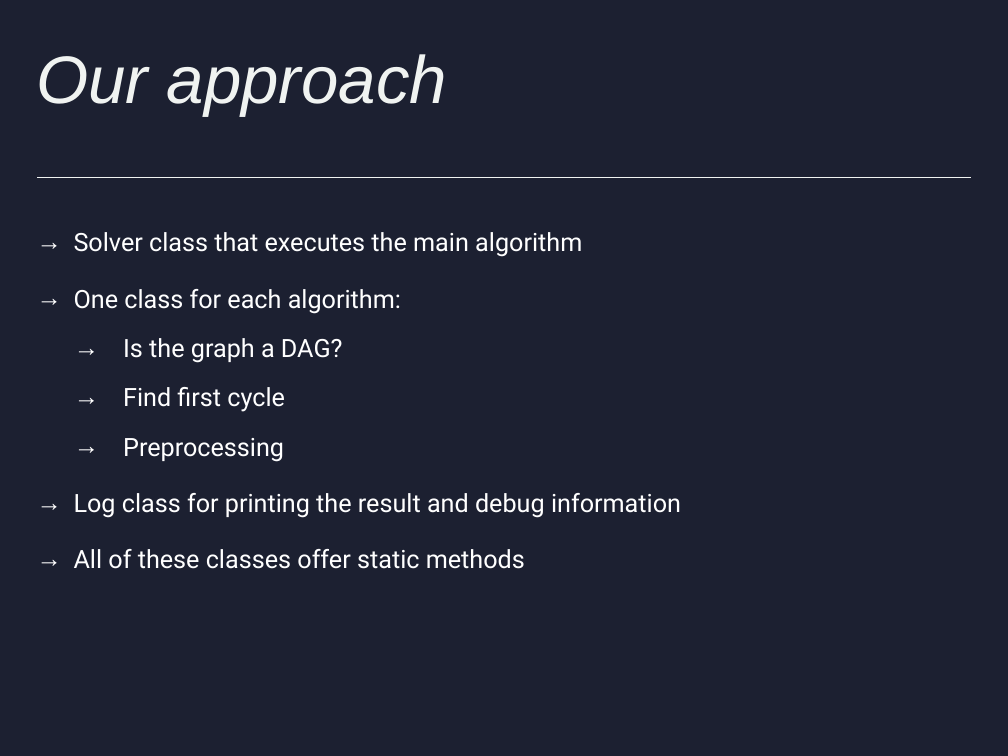
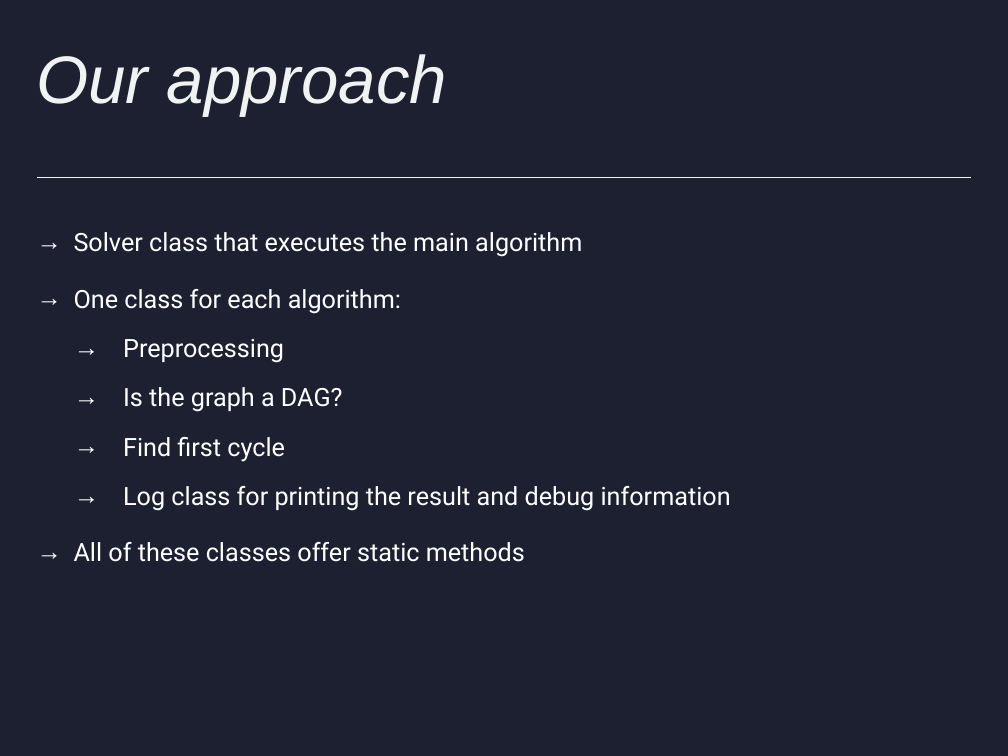
Before and after one commit to HenriDickel/DFVS-Solver, a slide deck: slide 3 of DFVS_Solver/out/production/DFVS_Solver/presentations/Präsentation.pptx. Drawn at 1008x756 pixels with LibreOffice and Linux fonts; fonts in the diff are those of the drawing. Boxes give left, top, right and bottom in pixels: in the first picture for what was removed or moved away, otherwise in the second. Text is boxed around its words. In the diff, an @@ line names an element or a change of style, - is before the commit and + after.

```diff
--- a/DFVS_Solver/out/production/DFVS_Solver/presentations/Präsentation.pptx
+++ b/DFVS_Solver/out/production/DFVS_Solver/presentations/Präsentation.pptx
@@ text at [123,339,284,363]: paragraph added @@
+  → Preprocessing
@@ text at [123,438,284,462]: paragraph removed @@
-  → Preprocessing
@@ text at [123,486,731,511]: list level 1 to 2 in "Log class for printing the ..." @@
```
Also in this commit, not shown: 13 other slides changed, 4 slides added, 5 slides removed, 49 other files.
